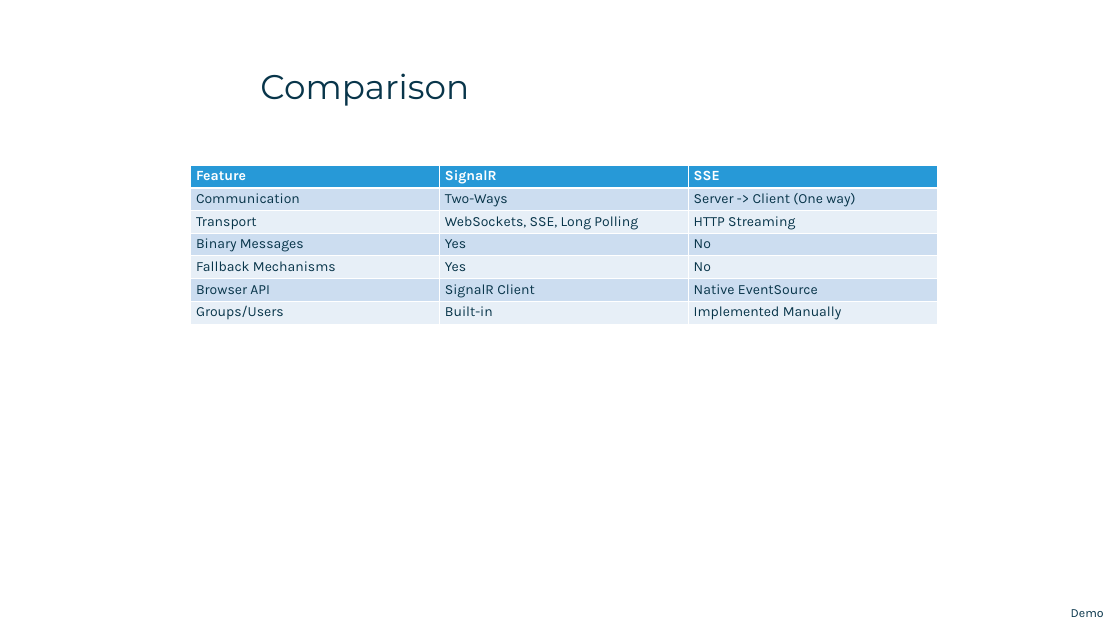
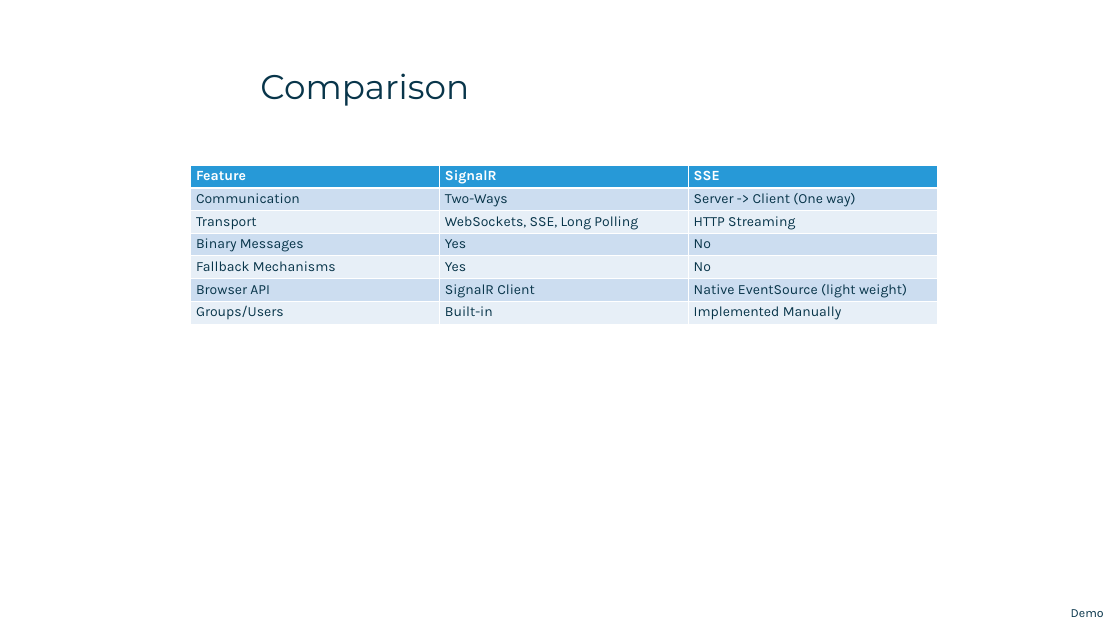
Before and after one commit to tiger4589/sse-signalr-demo, a slide deck: slide 8 of SSE vs SignalR.pptx. Drawn at 1120x630 pixels with LibreOffice and Linux fonts; fonts in the diff are those of the drawing; background and template pictures are left out. Boxes give left, top, right and bottom in pixels: in the first picture for what was removed or moved away, otherwise in the second. Text is boxed around its words. In the diff, an @@ line names an element or a change of style, - is before the commit and + after.

Commit message:
changes in slides

```diff
--- a/SSE vs SignalR.pptx
+++ b/SSE vs SignalR.pptx
@@ table at <box>190,165,936,324</box> @@
-row 6, column 3: Native EventSource
+row 6, column 3: Native EventSource (light weight)
```
Also in this commit, not shown: 1 other slide changed.
